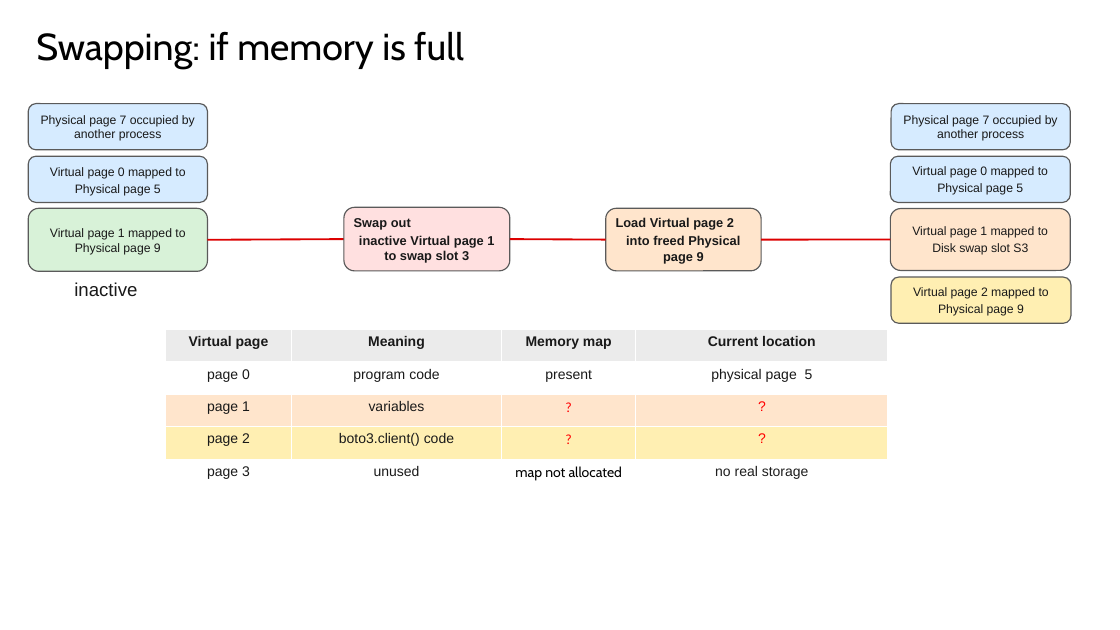
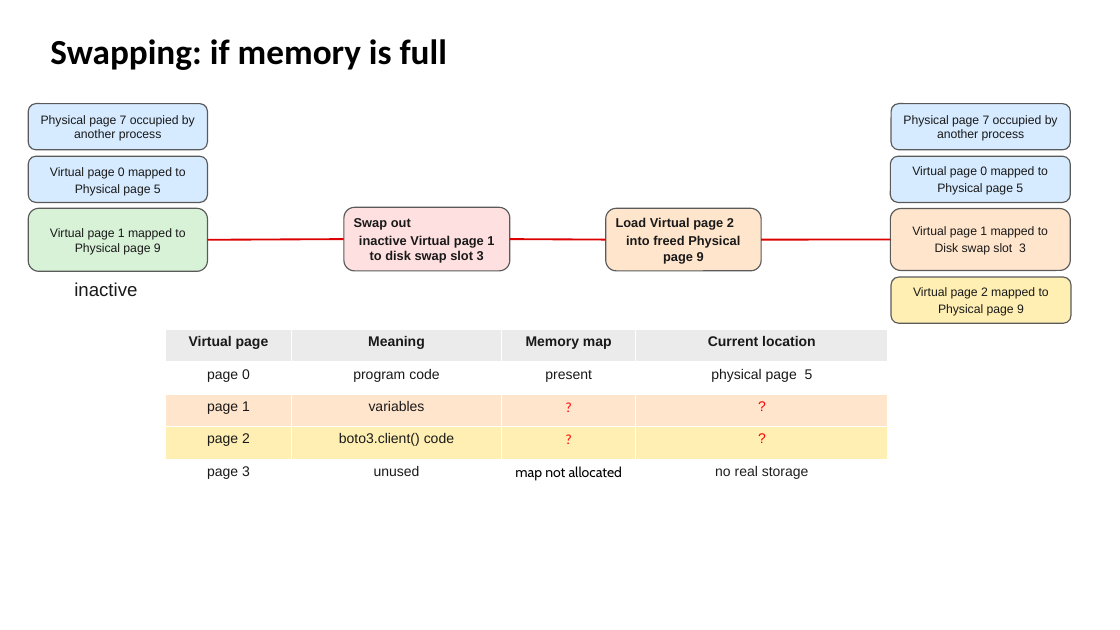
Before and after one commit to zhangzhics/CITS5503_Sem2, a slide deck: slide 19 of Live-lecture-slides/CITS5503Virtualization_DynamoDB_week4.pptx. Drawn at 1120x630 pixels with LibreOffice and Linux fonts; fonts in the diff are those of the drawing. Boxes give left, top, right and bottom in pixels: in the first picture for what was removed or moved away, otherwise in the second. Text is boxed around its words. In the diff, an @@ line names an element or a change of style, - is before the commit and + after.

Commit message:
corrected typos in slides of week 4

```diff
--- a/Live-lecture-slides/CITS5503Virtualization_DynamoDB_week4.pptx
+++ b/Live-lecture-slides/CITS5503Virtualization_DynamoDB_week4.pptx
@@ text "Swapping: if memory is full": place and size @@
-text "Swapping: if memory is full" at [36,31,464,69]
+text "Swapping: if memory is full" at [50,39,447,70]
@@ text "Swapping: if memory is full" at [50,39,447,70]: size 32.2 to 30.2 pt, font Cabin to Calibri, bold on @@
@@ text in rounded rectangle at [354,218,494,263]: text changed @@
-Swap out
-inactive Virtual page 1 to swap slot 3
+Swap out
+inactive Virtual page 1 to disk swap slot 3
@@ text in rounded rectangle at [935,243,1026,255]: text changed @@
-Disk swap slot S3
+Disk swap slot 3
```
Also in this commit, not shown: 19 other slides changed.
